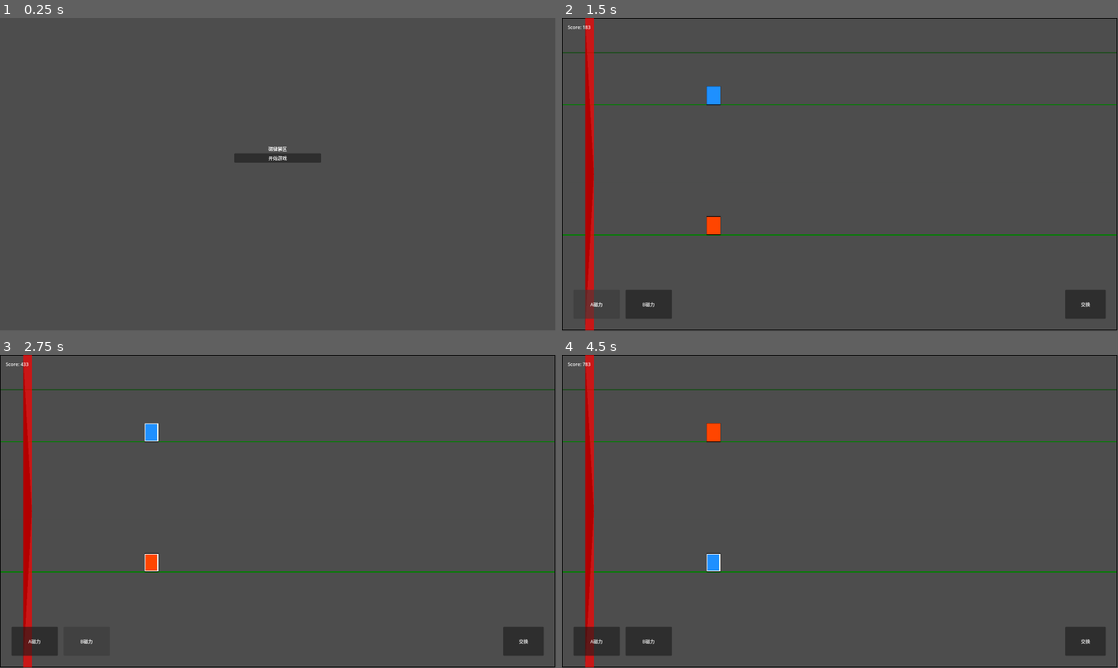
Above: before the commit, frames 1-4 (two rows, left to right).
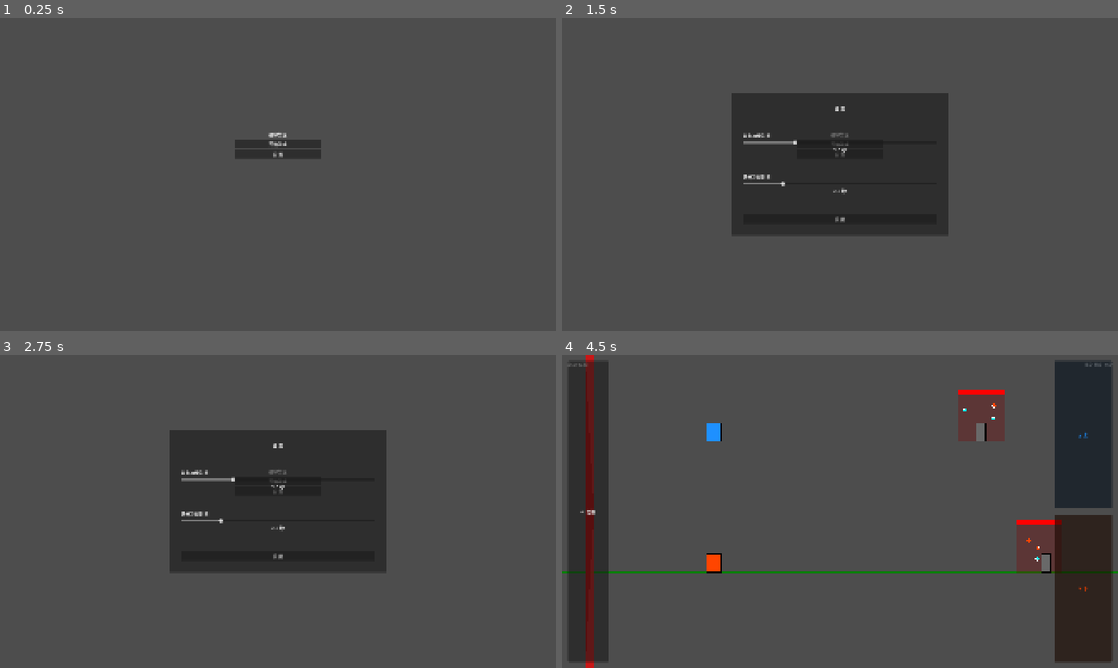
Above: after the commit, the same moments.

Repository: GeorgeMee/Magnetix
Game: Godot game, scene res://src/scenes/ui/start_menu.tscn
Same seed, same stepped clock (60 frames per second), same inputs: the game is played once before the commit and once after it.
Inputs (mouse positions are in pixels of both pictures, inside the frame that each line leads up to):
- Up to frame 1 (0.25 s): no input
- Up to frame 2 (1.5 s): click (840, 152) at 0.5 s, where only the run after the commit has a clickable "设 置"; click (595, 302) at 1.25 s, where only the run before the commit has a clickable "A磁力"
- Up to frame 3 (2.75 s): click (88, 639) at 2 s, where only the run before the commit has a clickable "B磁力"
- Up to frame 4 (4.5 s): click (1084, 639) at 2.75 s, where only the run before the commit has a clickable "交换"; click (840, 555) at 3.5 s, where only the run after the commit has a clickable "关 闭"; click (840, 480) at 4.25 s, where only the run after the commit has a clickable "开始游戏"
In our replay, the window is 799x449 before the commit and 800x450 after it. These sizes can differ from the game's own. Grey fills any space a smaller window leaves; there, only what the larger window draws over its background counts as a difference.

The runs differ from the first frame. In frame 1, 0.8% of the frame differs, in the area x 42-58%, y 36-47%; in frame 2, 22%, in the area x 0-100%, y 0-100%; in frame 3, 22%; in frame 4, 19%.

Commit message:
Merge tmp: coin/hazard systems, magnetism cooldown, settings panel, physics hazard, Android export

Diff:
--- a/project.godot
+++ b/project.godot
@@ -25,7 +25,13 @@
 window/size/viewport_height=1080
 window/size/window_width_override=1920
 window/size/window_height_override=1080
+window/stretch/mode="canvas_items"
+window/stretch/aspect="expand"
 window/handheld/orientation="landscape"
+
+[editor_plugins]
+
+enabled=PackedStringArray("res://addons/godot_mcp_android/plugin.cfg")
 
 [input]
 
--- /dev/null
+++ b/src/scenes/game/coin.tscn
@@ -0,0 +1,6 @@
+[gd_scene format=3 uid="uid://coin"]
+
+[ext_resource type="Script" path="res://src/scripts/game/coin.gd" id="1_coin"]
+
+[node name="Coin" type="Node2D"]
+script = ExtResource("1_coin")
--- /dev/null
+++ b/src/scenes/game/hazard.tscn
@@ -0,0 +1,6 @@
+[gd_scene format=3 uid="uid://ha0ard"]
+
+[ext_resource type="Script" path="res://src/scripts/game/hazard.gd" id="1_hazard"]
+
+[node name="Hazard" type="Node2D"]
+script = ExtResource("1_hazard")
--- a/src/scenes/ui/game_hud.tscn
+++ b/src/scenes/ui/game_hud.tscn
@@ -13,29 +13,59 @@
 offset_bottom = 60.0
 text = "Score: 0"
 
+[node name="CoinLabel" type="Label" parent="."]
+unique_name_in_owner = true
+offset_left = 1620.0
+offset_top = 20.0
+offset_right = 1900.0
+offset_bottom = 60.0
+text = "B:0  R:0  ★:0"
+horizontal_alignment = 2
+
+[node name="BtnSwap" type="Button" parent="."]
+unique_name_in_owner = true
+anchors_preset = 5
+anchor_left = 0.0
+anchor_top = 0.0
+anchor_right = 0.0
+anchor_bottom = 1.0
+offset_left = 20.0
+offset_top = 20.0
+offset_right = 160.0
+offset_bottom = -20.0
+grow_horizontal = 2
+grow_vertical = 2
+text = "⇄ 交换"
+
 [node name="BtnMagnetA" type="Button" parent="."]
 unique_name_in_owner = true
-offset_left = 40.0
-offset_top = 940.0
-offset_right = 200.0
-offset_bottom = 1040.0
-text = "A磁力"
+anchors_preset = 10
+anchor_left = 1.0
+anchor_top = 0.0
+anchor_right = 1.0
+anchor_bottom = 0.5
+offset_left = -220.0
+offset_top = 20.0
+offset_right = -20.0
+offset_bottom = -10.0
+grow_horizontal = 0
+grow_vertical = 2
+text = "▲ 上"
 
 [node name="BtnMagnetB" type="Button" parent="."]
 unique_name_in_owner = true
-offset_left = 220.0
-offset_top = 940.0
-offset_right = 380.0
-offset_bottom = 1040.0
-text = "B磁力"
-
-[node name="BtnSwap" type="Button" parent="."]
-unique_name_in_owner = true
-offset_left = 1740.0
-offset_top = 940.0
-offset_right = 1880.0
-offset_bottom = 1040.0
-text = "交换"
+anchors_preset = 14
+anchor_left = 1.0
+anchor_top = 0.5
+anchor_right = 1.0
+anchor_bottom = 1.0
+offset_left = -220.0
+offset_top = 10.0
+offset_right = -20.0
+offset_bottom = -20.0
+grow_horizontal = 0
+grow_vertical = 2
+text = "▼ 下"
 
 [node name="GameOverPanel" type="Panel" parent="."]
 unique_name_in_owner = true
@@ -70,6 +100,11 @@
 horizontal_alignment = 1
 vertical_alignment = 1
 
+[node name="SettingsButton" type="Button" parent="GameOverPanel/VBoxContainer"]
+unique_name_in_owner = true
+layout_mode = 2
+text = "设 置"
+
 [node name="RestartButton" type="Button" parent="GameOverPanel/VBoxContainer"]
 unique_name_in_owner = true
 layout_mode = 2
--- /dev/null
+++ b/src/scenes/ui/settings_panel.tscn
@@ -0,0 +1,83 @@
+[gd_scene format=3 uid="uid://cw7c5frsgg5dj"]
+
+[ext_resource type="Script" path="res://src/scripts/ui/settings_panel.gd" id="1_script"]
+
+[node name="SettingsPanel" type="Panel"]
+offset_left = 585.0
+offset_top = 260.0
+offset_right = 1335.0
+offset_bottom = 750.0
+script = ExtResource("1_script")
+
+[node name="VBoxContainer" type="VBoxContainer" parent="."]
+layout_mode = 1
+anchors_preset = 15
+anchor_right = 1.0
+anchor_bottom = 1.0
+offset_left = 40.0
+offset_top = 40.0
+offset_right = -40.0
+offset_bottom = -40.0
+grow_horizontal = 2
+grow_vertical = 2
+
+[node name="Title" type="Label" parent="VBoxContainer"]
+layout_mode = 2
+text = "设 置"
+horizontal_alignment = 1
+vertical_alignment = 1
+
+[node name="Spacer1" type="Control" parent="VBoxContainer"]
+layout_mode = 2
+size_flags_vertical = 3
+
+[node name="DurationLabel" type="Label" parent="VBoxContainer"]
+layout_mode = 2
+text = "磁力持续时间"
+
+[node name="DurationSlider" type="HSlider" parent="VBoxContainer"]
+unique_name_in_owner = true
+layout_mode = 2
+min_value = 0.5
+max_value = 10.0
+step = 0.1
+value = 3.0
+size_flags_horizontal = 3
+
+[node name="DurationValue" type="Label" parent="VBoxContainer"]
+unique_name_in_owner = true
+layout_mode = 2
+text = "3.0 秒"
+horizontal_alignment = 1
+
+[node name="Spacer2" type="Control" parent="VBoxContainer"]
+layout_mode = 2
+size_flags_vertical = 3
+
+[node name="CooldownLabel" type="Label" parent="VBoxContainer"]
+layout_mode = 2
+text = "场外冷却时间"
+
+[node name="CooldownSlider" type="HSlider" parent="VBoxContainer"]
+unique_name_in_owner = true
+layout_mode = 2
+min_value = 0.0
+max_value = 10.0
+step = 0.1
+value = 2.0
+size_flags_horizontal = 3
+
+[node name="CooldownValue" type="Label" parent="VBoxContainer"]
+unique_name_in_owner = true
+layout_mode = 2
+text = "2.0 秒"
+horizontal_alignment = 1
+
+[node name="Spacer3" type="Control" parent="VBoxContainer"]
+layout_mode = 2
+size_flags_vertical = 6
+
+[node name="CloseButton" type="Button" parent="VBoxContainer"]
+unique_name_in_owner = true
+layout_mode = 2
+text = "关 闭"
--- a/src/scenes/ui/start_menu.tscn
+++ b/src/scenes/ui/start_menu.tscn
@@ -19,9 +19,9 @@
 anchor_right = 0.5
 anchor_bottom = 0.5
 offset_left = -150.0
-offset_top = -100.0
+offset_top = -150.0
 offset_right = 150.0
-offset_bottom = 100.0
+offset_bottom = 150.0
 grow_horizontal = 2
 grow_vertical = 2
 
@@ -35,3 +35,8 @@
 unique_name_in_owner = true
 layout_mode = 2
 text = "开始游戏"
+
+[node name="SettingsButton" type="Button" parent="VBoxContainer"]
+unique_name_in_owner = true
+layout_mode = 2
+text = "设 置"
--- a/src/scripts/core/game_manager.gd
+++ b/src/scripts/core/game_manager.gd
@@ -20,6 +20,15 @@
 var scroll_manager : ScrollManager
 var magnet_manager : MagnetManager
 
+var character_a : Character
+var character_b : Character
+var coin_red : int = 0
+var coin_blue : int = 0
+var coin_rainbow : int = 0
+
+var magnetism_duration : float = 3.0
+var magnetism_cooldown : float = 2.0
+
 func _ready() -> void:
 	process_mode = Node.PROCESS_MODE_ALWAYS
 
@@ -35,6 +44,9 @@
 	score = 0.0
 	distance = 0.0
 	base_scroll_speed = 200.0
+	coin_red = 0
+	coin_blue = 0
+	coin_rainbow = 0
 
 func end_game() -> void:
 	state = GameState.GAME_OVER
--- a/src/scripts/core/physics_system.gd
+++ b/src/scripts/core/physics_system.gd
@@ -3,10 +3,12 @@
 
 var bodies : Array[CustBody]
 var static_bodies : Array[CustBody]
+var hazard_bodies : Array[CustBody]
 
 func _ready() -> void:
 	bodies = []
 	static_bodies = []
+	hazard_bodies = []
 
 func register_body(body : CustBody) -> void:
 	if bodies.has(body):
@@ -23,6 +25,21 @@
 
 func unregister_static_body(body : CustBody) -> void:
 	static_bodies.erase(body)
+
+func register_hazard_body(body : CustBody) -> void:
+	if hazard_bodies.has(body):
+		return
+	hazard_bodies.append(body)
+
+func unregister_hazard_body(body : CustBody) -> void:
+	hazard_bodies.erase(body)
+
+func is_overlapping_hazard(body : CustBody) -> bool:
+	var d_aabb := body.get_aabb()
+	for hb in hazard_bodies:
+		if d_aabb.overlaps(hb.get_aabb()):
+			return true
+	return false
 
 func step(_delta : float) -> void:
 	for body in bodies:
--- a/src/scripts/game/character.gd
+++ b/src/scripts/game/character.gd
@@ -15,6 +15,10 @@
 var physics_body : CustBody
 var current_surface : Surface = Surface.FLOOR
 var magnetism_active : bool = false
+var magnetism_timer : float = 0.0
+var cooldown_timer : float = 0.0
+var can_activate : bool = true
+var was_in_field : bool = false
 var is_alive : bool = true
 
 var floor_y : float = 0.0
@@ -38,7 +42,10 @@
 	_update_vertical(delta)
 	_update_graphics()
 	_clamp_to_bounds()
+	_update_magnetism(delta)
 	GameManager.physics_system.resolve_for_body(physics_body)
+	if GameManager.physics_system.is_overlapping_hazard(physics_body):
+		die()
 	queue_redraw()
 
 func _draw() -> void:
@@ -127,7 +134,46 @@
 		physics_body.velocity.y = 0
 
 func toggle_magnetism() -> void:
-	magnetism_active = not magnetism_active
+	if magnetism_active:
+		var in_field := GameManager.magnet_manager.is_character_in_any_field(self)
+		magnetism_active = false
+		magnetism_timer = GameManager.magnetism_duration
+		if in_field:
+			can_activate = true
+			cooldown_timer = 0.0
+		else:
+			can_activate = false
+			cooldown_timer = GameManager.magnetism_cooldown
+	else:
+		if not can_activate:
+			return
+		magnetism_active = true
+		magnetism_timer = GameManager.magnetism_duration
+		cooldown_timer = 0.0
+
+func _update_magnetism(delta: float) -> void:
+	var in_field := GameManager.magnet_manager.is_character_in_any_field(self)
+
+	if magnetism_active:
+		if was_in_field and not in_field:
+			magnetism_active = false
+			magnetism_timer = GameManager.magnetism_duration
+			can_activate = true
+			cooldown_timer = 0.0
+		elif not in_field:
+			magnetism_timer -= delta
+			if magnetism_timer <= 0.0:
+				magnetism_active = false
+				can_activate = false
+				cooldown_timer = GameManager.magnetism_cooldown
+
+	was_in_field = in_field
+
+	if not can_activate:
+		cooldown_timer -= delta
+		if cooldown_timer <= 0.0:
+			can_activate = true
+			cooldown_timer = 0.0
 
 func swap_lane() -> void:
 	lane = Lane.BOTTOM if lane == Lane.TOP else Lane.TOP
--- a/src/scripts/game/chunk_spawner.gd
+++ b/src/scripts/game/chunk_spawner.gd
@@ -6,14 +6,18 @@
 @export var despawn_distance_behind : float = 600.0
 
 var active_walls : Array[Wall]
+var active_hazards : Array[Hazard]
+var active_coins : Array[Coin]
 var active_magnets : Array[Magnet]
 var next_spawn_world_x : float = 0.0
 
 var wall_scene : PackedScene = preload("res://src/scenes/game/wall.tscn")
+var hazard_scene : PackedScene = preload("res://src/scenes/game/hazard.tscn")
+var coin_scene : PackedScene = preload("res://src/scenes/game/coin.tscn")
 var magnet_scene : PackedScene = preload("res://src/scenes/game/magnet.tscn")
 
 func _ready() -> void:
-	next_spawn_world_x = spawn_distance_ahead
+	next_spawn_world_x = 800.0
 
 func _process(_delta : float) -> void:
 	if GameManager.state != GameManager.GameState.PLAYING:
@@ -29,21 +33,57 @@
 	var rng := RandomNumberGenerator.new()
 	rng.randomize()
 
-	if rng.randi_range(0, 2) == 0:
-		_spawn_wall(world_x + 200, 0)
-	if rng.randi_range(0, 2) == 0:
-		_spawn_wall(world_x + 300, 1)
+	var wall_gap_min := 60.0
+	var wall_gap_max := 100.0
 
 	for lane in [0, 1]:
 		var p_place : Magnet.Placement = Magnet.Placement.CEILING if rng.randi_range(0, 1) == 0 else Magnet.Placement.FLOOR
 		var p_pol : Magnet.Polarity = Magnet.Polarity.NORTH if rng.randi_range(0, 1) == 0 else Magnet.Polarity.SOUTH
 		_spawn_magnet(world_x + 100.0 + lane * 200.0, lane, p_place, p_pol, 160.0)
 
+		if rng.randi_range(0, 2) == 0:
+			var magnet_left : float = world_x + 100.0 + lane * 200.0
+			var gap := rng.randf_range(wall_gap_min, wall_gap_max)
+			_spawn_wall(magnet_left + gap, lane)
+
+		if rng.randi_range(0, 3) == 0:
+			var magnet_left : float = world_x + 100.0 + lane * 200.0
+			var gap := rng.randf_range(30.0, 80.0)
+			_spawn_hazard(magnet_left + gap, lane)
+
+		var coin_count := rng.randi_range(1, 3)
+		for j in coin_count:
+			var magnet_left : float = world_x + 100.0 + lane * 200.0
+			var cx := magnet_left + rng.randf_range(10.0, 150.0)
+			var ctype := _rand_coin_type(rng)
+			var cy := rng.randf_range(20.0, GameManager.ceiling_offset - 20.0)
+			_spawn_coin(cx, lane, ctype, cy)
+
 func _spawn_wall(world_x : float, lane : int) -> void:
 	var wall := wall_scene.instantiate() as Wall
 	wall.setup(world_x, lane)
 	add_child(wall)
 	active_walls.append(wall)
+
+func _rand_coin_type(rng: RandomNumberGenerator) -> Coin.Type:
+	var r := rng.randi_range(0, 9)
+	if r < 4:
+		return Coin.Type.BLUE
+	elif r < 8:
+		return Coin.Type.RED
+	return Coin.Type.RAINBOW
+
+func _spawn_coin(world_x : float, lane : int, type : Coin.Type, y_off : float) -> void:
+	var coin := coin_scene.instantiate() as Coin
+	coin.setup(world_x, lane, type, y_off)
+	add_child(coin)
+	active_coins.append(coin)
+
+func _spawn_hazard(world_x : float, lane : int) -> void:
+	var hazard := hazard_scene.instantiate() as Hazard
+	hazard.setup(world_x, lane)
+	add_child(hazard)
+	active_hazards.append(hazard)
 
 func _spawn_magnet(world_x : float, lane : int, placement : Magnet.Placement, polarity : Magnet.Polarity, length : float) -> void:
 	var magnet := magnet_scene.instantiate() as Magnet
@@ -60,6 +100,19 @@
 			active_walls[i].queue_free()
 			active_walls.remove_at(i)
 		i -= 1
+	i = active_hazards.size() - 1
+	while i >= 0:
+		if active_hazards[i].world_x < despawn_world_x:
+			active_hazards[i].queue_free()
+			active_hazards.remove_at(i)
+		i -= 1
+	i = active_coins.size() - 1
+	while i >= 0:
+		if not is_instance_valid(active_coins[i]) or active_coins[i].world_x < despawn_world_x:
+			if is_instance_valid(active_coins[i]):
+				active_coins[i].queue_free()
+			active_coins.remove_at(i)
+		i -= 1
 	i = active_magnets.size() - 1
 	while i >= 0:
 		if active_magnets[i].world_x < despawn_world_x:
--- /dev/null
+++ b/src/scripts/game/coin.gd
@@ -0,0 +1,72 @@
+class_name Coin
+extends Node2D
+
+enum Type { RED, BLUE, RAINBOW }
+
+var world_x : float = 0.0
+var lane : int = 0
+var coin_type : Type = Type.BLUE
+var coin_size : float = 16.0
+var y_offset : float = 0.0
+
+func _process(_delta : float) -> void:
+	if GameManager.state != GameManager.GameState.PLAYING:
+		return
+	var screen_x := GameManager.scroll_manager.world_to_screen_x(world_x)
+	position.x = screen_x
+	position.y = _get_lane_floor_y() - y_offset
+	_check_collect()
+	queue_redraw()
+
+func _draw() -> void:
+	match coin_type:
+		Type.BLUE:
+			_draw_diamond(Color.DODGER_BLUE)
+		Type.RED:
+			_draw_diamond(Color.ORANGE_RED)
+		Type.RAINBOW:
+			var t := Time.get_ticks_msec() * 0.003
+			_draw_diamond(Color.from_hsv(fmod(t, 1.0), 1.0, 1.0))
+
+func _draw_diamond(col: Color) -> void:
+	var h := coin_size * 0.5
+	var p := PackedVector2Array([Vector2(h, 0), Vector2(coin_size, h), Vector2(h, coin_size), Vector2(0, h)])
+	draw_colored_polygon(p, col)
+	draw_line(Vector2(h, 0), Vector2(coin_size, h), Color.WHITE, 1.5)
+	draw_line(Vector2(coin_size, h), Vector2(h, coin_size), Color.WHITE, 1.5)
+	draw_line(Vector2(h, coin_size), Vector2(0, h), Color.WHITE, 1.5)
+	draw_line(Vector2(0, h), Vector2(h, 0), Color.WHITE, 1.5)
+
+func setup(p_world_x : float, p_lane : int, p_type : Type, p_y_offset : float) -> void:
+	world_x = p_world_x
+	lane = p_lane
+	coin_type = p_type
+	y_offset = p_y_offset
+
+func _get_lane_floor_y() -> float:
+	return GameManager.lane_top_y if lane == 0 else GameManager.lane_bottom_y
+
+func _check_collect() -> void:
+	var coin_aabb := CustAABB.new(position - Vector2(coin_size, coin_size) * 0.5, Vector2(coin_size, coin_size))
+	var collected := false
+
+	if GameManager.character_a and GameManager.character_a.is_alive:
+		var ca := GameManager.character_a.physics_body.get_aabb()
+		if coin_aabb.overlaps(ca):
+			_collect()
+			return
+
+	if GameManager.character_b and GameManager.character_b.is_alive:
+		var cb := GameManager.character_b.physics_body.get_aabb()
+		if coin_aabb.overlaps(cb):
+			_collect()
+
+func _collect() -> void:
+	match coin_type:
+		Type.BLUE:
+			GameManager.coin_blue += 1
+		Type.RED:
+			GameManager.coin_red += 1
+		Type.RAINBOW:
+			GameManager.coin_rainbow += 1
+	queue_free()
--- /dev/null
+++ b/src/scripts/game/hazard.gd
@@ -0,0 +1,51 @@
+class_name Hazard
+extends Node2D
+
+var world_x : float = 0.0
+var lane : int = 0
+var spike_width : float = 24.0
+var spike_height : float = 24.0
+var physics_body : CustBody
+
+func _ready() -> void:
+	physics_body = CustBody.new(Vector2.ZERO, Vector2(spike_width, spike_height))
+	GameManager.physics_system.register_hazard_body(physics_body)
+
+func _process(_delta : float) -> void:
+	if GameManager.state != GameManager.GameState.PLAYING:
+		return
+	if not physics_body:
+		return
+	var screen_x := GameManager.scroll_manager.world_to_screen_x(world_x)
+	physics_body.position.x = screen_x
+	_update_y()
+	position.x = screen_x
+	position.y = physics_body.position.y
+	queue_redraw()
+
+func _draw() -> void:
+	var color := Color.RED
+	var hw := spike_width * 0.5
+	var tip := Vector2(hw, 0)
+	var bl := Vector2(0, spike_height)
+	var br := Vector2(spike_width, spike_height)
+	draw_colored_polygon(PackedVector2Array([tip, bl, br, tip]), color)
+	draw_line(Vector2(hw - 4, spike_height * 0.4), Vector2(hw + 4, spike_height * 0.4), Color.YELLOW, 2.0)
+
+func setup(p_world_x : float, p_lane : int, p_width : float = 24.0, p_height : float = 24.0) -> void:
+	world_x = p_world_x
+	lane = p_lane
+	spike_width = p_width
+	spike_height = p_height
+
+func _update_y() -> void:
+	if not physics_body:
+		return
+	if lane == 0:
+		physics_body.position.y = GameManager.lane_top_y - spike_height
+	else:
+		physics_body.position.y = GameManager.lane_bottom_y - spike_height
+
+func _exit_tree() -> void:
+	if GameManager and GameManager.physics_system and physics_body:
+		GameManager.physics_system.unregister_hazard_body(physics_body)
--- a/src/scripts/game/magnet_manager.gd
+++ b/src/scripts/game/magnet_manager.gd
@@ -12,6 +12,13 @@
 
 func unregister_magnet(magnet : Magnet) -> void:
 	magnets.erase(magnet)
+
+func is_character_in_any_field(character : Character) -> bool:
+	for magnet in magnets:
+		magnet.update_field_aabb()
+		if magnet.is_character_in_field(character):
+			return true
+	return false
 
 func get_target_surface(character : Character, magnetism_active : bool) -> Character.Surface:
 	if not magnetism_active:
--- a/src/scripts/game/main.gd
+++ b/src/scripts/game/main.gd
@@ -21,7 +21,10 @@
 	GameManager.player_fixed_x = 500.0
 
 	_spawn_characters()
+	GameManager.character_a = character_a
+	GameManager.character_b = character_b
 	_connect_input()
+	game_hud.update_button_colors(character_a.character_color, character_b.character_color)
 	GameManager.start_game()
 
 func _spawn_characters() -> void:
@@ -53,6 +56,7 @@
 	character_a.character_polarity = character_b.character_polarity
 	character_b.character_color = tmp_color
 	character_b.character_polarity = tmp_polarity
+	game_hud.update_button_colors(character_a.character_color, character_b.character_color)
 
 func _process(delta : float) -> void:
 	if GameManager.state != GameManager.GameState.PLAYING:
@@ -74,6 +78,9 @@
 
 func _check_game_over() -> void:
 	if not character_a.is_alive or not character_b.is_alive:
+		character_a.die()
+		character_b.die()
+		GameManager.end_game()
 		return
 	if spike.is_character_hit(character_a) or spike.is_character_hit(character_b):
 		character_a.die()
--- a/src/scripts/ui/game_hud.gd
+++ b/src/scripts/ui/game_hud.gd
@@ -6,21 +6,26 @@
 signal swap_pressed
 
 @onready var score_label : Label = %ScoreLabel
+@onready var coin_label : Label = %CoinLabel
 @onready var btn_magnet_a : Button = %BtnMagnetA
 @onready var btn_magnet_b : Button = %BtnMagnetB
 @onready var btn_swap : Button = %BtnSwap
 @onready var game_over_panel : Panel = %GameOverPanel
 @onready var game_over_score : Label = %GameOverScore
 @onready var restart_button : Button = %RestartButton
+@onready var settings_button : Button = %SettingsButton
+var settings_panel : Panel
 
 func _ready() -> void:
 	_setup_touch_buttons()
 	game_over_panel.visible = false
 	restart_button.pressed.connect(_on_restart_pressed)
+	settings_button.pressed.connect(_on_settings)
 
 func _process(_delta : float) -> void:
 	if GameManager.state == GameManager.GameState.PLAYING:
 		score_label.text = "Score: %d" % int(GameManager.score)
+		coin_label.text = "B:%d  R:%d  ★:%d" % [GameManager.coin_blue, GameManager.coin_red, GameManager.coin_rainbow]
 	elif GameManager.state == GameManager.GameState.GAME_OVER:
 		if not game_over_panel.visible:
 			_show_game_over()
@@ -30,9 +35,28 @@
 	btn_magnet_b.pressed.connect(func(): magnetism_b_toggled.emit())
 	btn_swap.pressed.connect(func(): swap_pressed.emit())
 
+func update_button_colors(color_a : Color, color_b : Color) -> void:
+	btn_magnet_a.modulate = color_a
+	btn_magnet_a.text = "▲ 上"
+	btn_magnet_b.modulate = color_b
+	btn_magnet_b.text = "▼ 下"
+
 func _show_game_over() -> void:
 	game_over_panel.visible = true
 	game_over_score.text = "Score: %d" % int(GameManager.score)
 
 func _on_restart_pressed() -> void:
 	get_tree().reload_current_scene()
+
+func _on_settings() -> void:
+	if settings_panel:
+		return
+	settings_panel = preload("res://src/scenes/ui/settings_panel.tscn").instantiate()
+	settings_panel.visible = true
+	settings_panel.get_node("VBoxContainer/CloseButton").pressed.connect(_close_settings)
+	add_child(settings_panel)
+
+func _close_settings() -> void:
+	if settings_panel:
+		settings_panel.queue_free()
+		settings_panel = null
--- /dev/null
+++ b/src/scripts/ui/settings_panel.gd
@@ -0,0 +1,26 @@
+class_name SettingsPanel
+extends Panel
+
+@onready var duration_slider : HSlider = %DurationSlider
+@onready var cooldown_slider : HSlider = %CooldownSlider
+@onready var duration_label : Label = %DurationValue
+@onready var cooldown_label : Label = %CooldownValue
+
+func _ready() -> void:
+	duration_slider.value = GameManager.magnetism_duration
+	cooldown_slider.value = GameManager.magnetism_cooldown
+	_on_duration_changed(duration_slider.value)
+	_on_cooldown_changed(cooldown_slider.value)
+
+	duration_slider.value_changed.connect(_on_duration_changed)
+	cooldown_slider.value_changed.connect(_on_cooldown_changed)
+
+func _on_duration_changed(value: float) -> void:
+	var val := snappedf(value, 0.1)
+	duration_label.text = "%.1f 秒" % val
+	GameManager.magnetism_duration = val
+
+func _on_cooldown_changed(value: float) -> void:
+	var val := snappedf(value, 0.1)
+	cooldown_label.text = "%.1f 秒" % val
+	GameManager.magnetism_cooldown = val
--- a/src/scripts/ui/start_menu.gd
+++ b/src/scripts/ui/start_menu.gd
@@ -1,8 +1,24 @@
 extends Control
+
+var settings_panel : Panel
 
 func _ready() -> void:
 	GameManager.state = GameManager.GameState.MENU
 	%StartButton.pressed.connect(_on_start)
+	%SettingsButton.pressed.connect(_on_settings)
 
 func _on_start() -> void:
 	get_tree().change_scene_to_file("res://src/scenes/main/main.tscn")
+
+func _on_settings() -> void:
+	if settings_panel:
+		return
+	settings_panel = preload("res://src/scenes/ui/settings_panel.tscn").instantiate()
+	settings_panel.visible = true
+	settings_panel.get_node("VBoxContainer/CloseButton").pressed.connect(_close_settings)
+	add_child(settings_panel)
+
+func _close_settings() -> void:
+	if settings_panel:
+		settings_panel.queue_free()
+		settings_panel = null
Not shown, added: addons/godot_mcp_android/plugin.cfg
Not shown, added: addons/godot_mcp_android/plugin.gd
Not shown, added: addons/godot_mcp_android/plugin.gd.uid
Not shown, added: addons/godot_mcp_android/scripts/protocol/mcp_dispatcher.gd
Not shown, added: addons/godot_mcp_android/scripts/protocol/mcp_dispatcher.gd.uid
Not shown, added: addons/godot_mcp_android/scripts/protocol/mcp_response.gd
Not shown, added: addons/godot_mcp_android/scripts/protocol/mcp_response.gd.uid
Not shown, added: addons/godot_mcp_android/scripts/protocol/mcp_tool.gd
Not shown, added: addons/godot_mcp_android/scripts/protocol/mcp_tool.gd.uid
Not shown, added: addons/godot_mcp_android/scripts/protocol/mcp_tool_registry.gd
Not shown, added: addons/godot_mcp_android/scripts/protocol/mcp_tool_registry.gd.uid
Not shown, added: addons/godot_mcp_android/scripts/server/mcp_http_server.gd
(and 32 more such lines)
